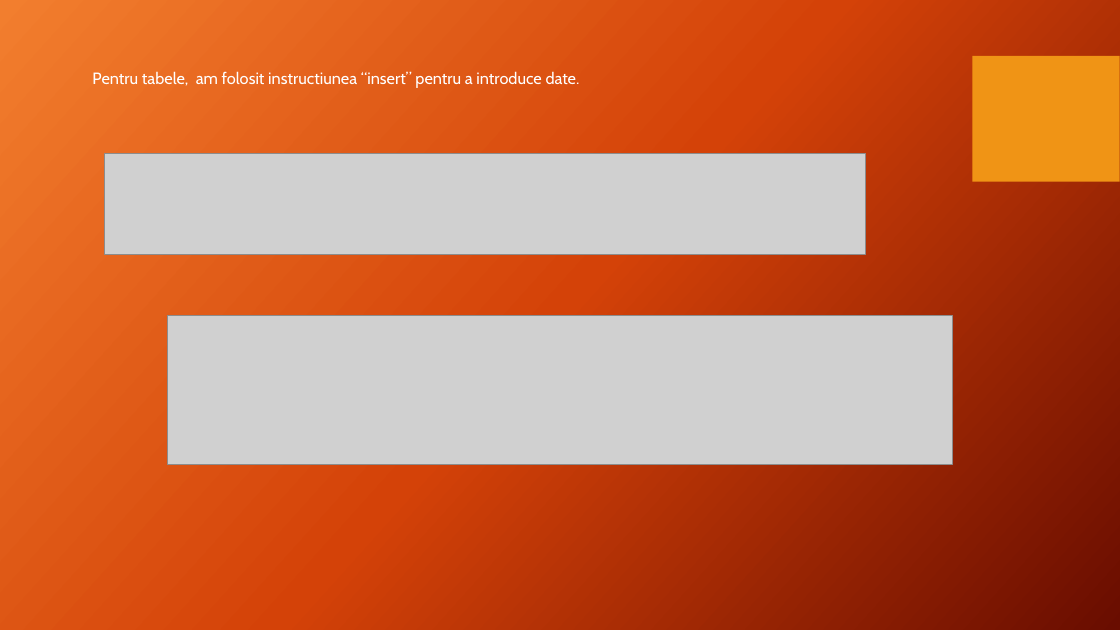
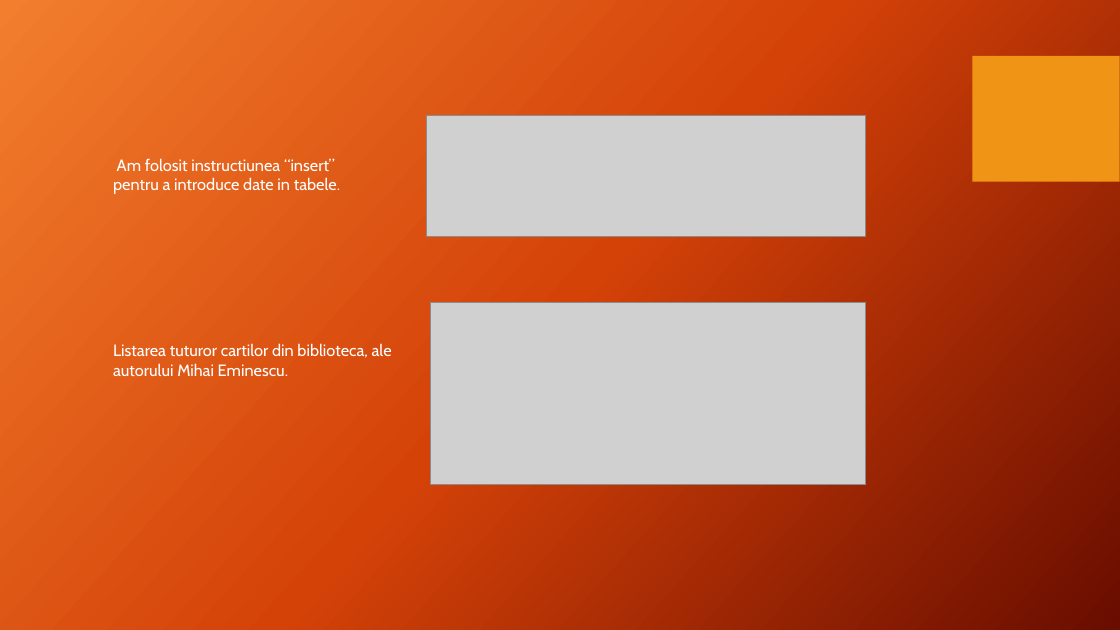
Before and after one commit to Nicoleta-24/proiect_testare, a slide deck: slide 9 of Proiect final.pptx. Drawn at 1120x630 pixels with LibreOffice and Linux fonts; fonts in the diff are those of the drawing; grey boxes stand for pictures; background and template pictures are left out. Boxes give left, top, right and bottom in pixels: in the first picture for what was removed or moved away, otherwise in the second. Text is boxed around its words. In the diff, an @@ line names an element or a change of style, - is before the commit and + after.

```diff
--- a/Proiect final.pptx
+++ b/Proiect final.pptx
@@ picture: place and size @@
-picture at (105,154,865,255)
+picture at (427,115,866,236)
@@ text at (113,158,340,194): text changed @@
-Pentru tabele, am folosit instructiunea “insert” pentru a introduce date.
+Am folosit instructiunea “insert” pentru a introduce date in tabele.
@@ picture removed at (168,315,952,465) @@
@@ picture added at (431,302,866,485) @@
@@ text added at (113,343,392,376), 14 pt, text #FFFFFF @@
+Listarea tuturor cartilor din biblioteca, ale autorului Mihai Eminescu.
```
Also in this commit, not shown: 10 other slides changed, 1 slide added, 1 slide removed, 1 other file.
